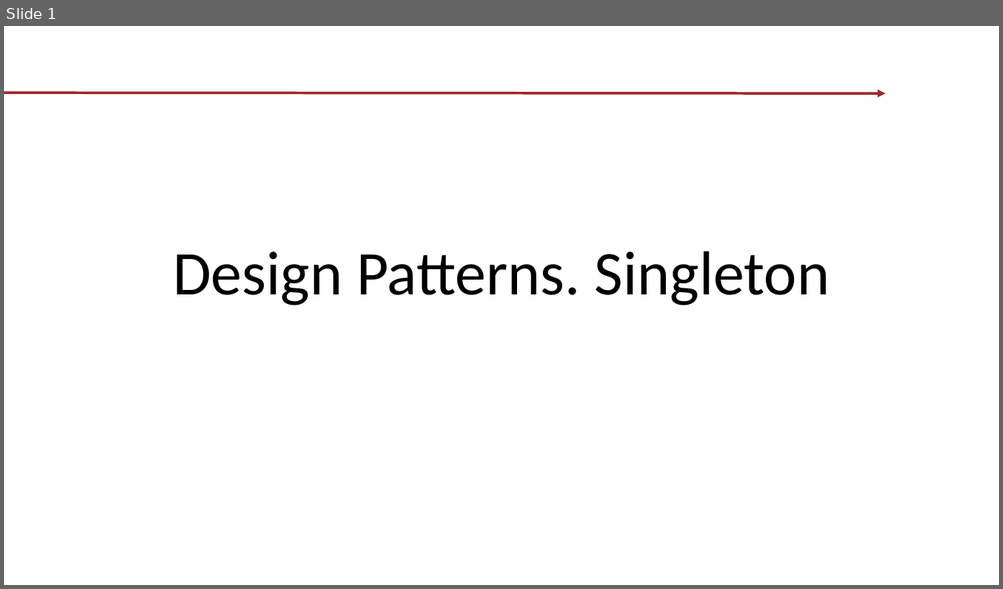
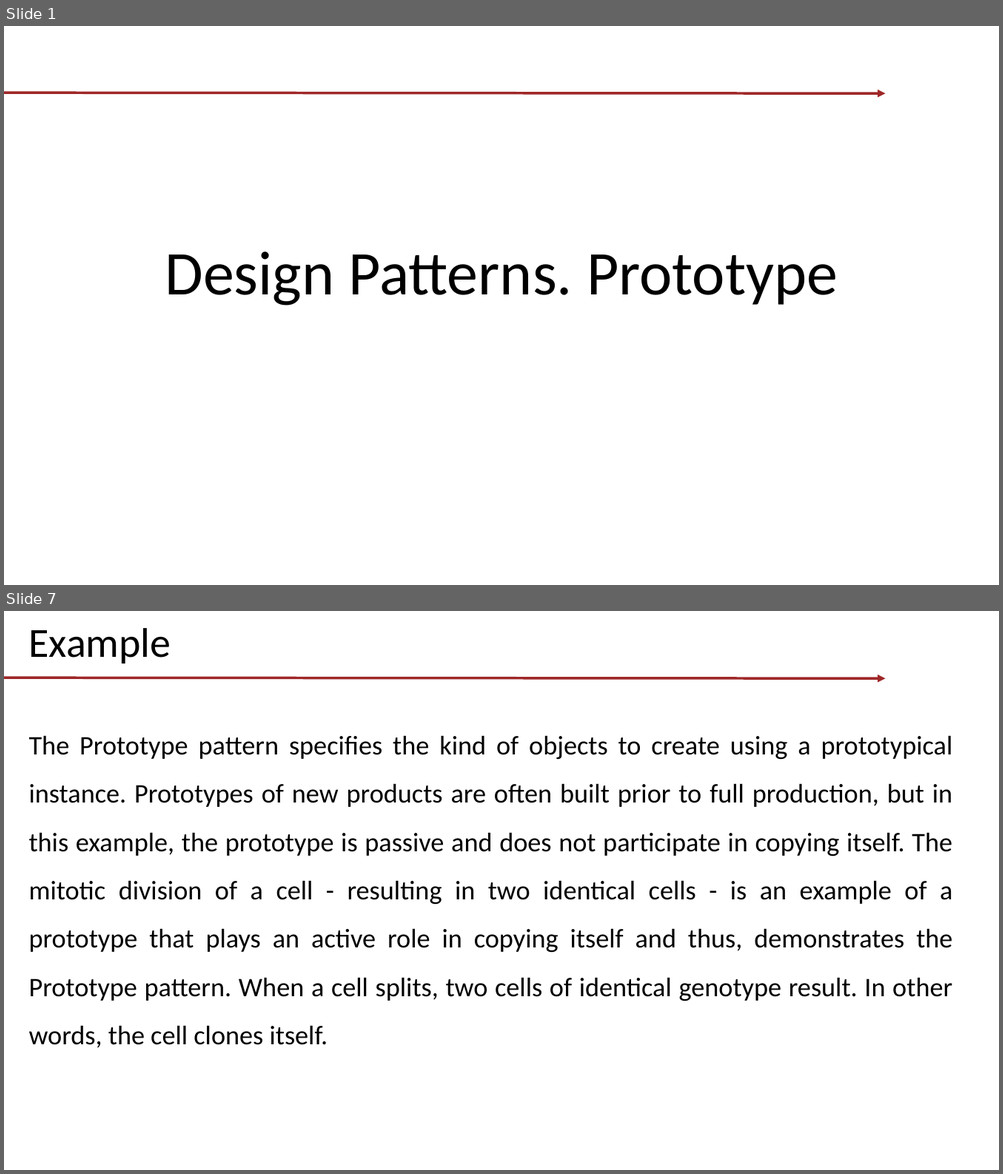
Before and after one commit to tishyk/codespacedirstructure, a slide deck: T1. Design Patterns/Prototype/Demo.pptx. Shown one above the other, each under a label of ours: slide 1 before the commit, slides 1 and 7 after it; the slides between them are not shown. The pictures are 1003x589 and 1003x1174 pixels, drawn with LibreOffice and Linux fonts; fonts in the diff are those of the drawing; background and template pictures are left out. Boxes give left, top, right and bottom in pixels: in the first picture for what was removed or moved away, otherwise in the second. Text is boxed around its words. In the diff, an @@ line names an element or a change of style, - is before the commit and + after.

Commit message:
T1. Patterns. part2

```diff
--- a/T1. Design Patterns/Prototype/Demo.pptx
+++ b/T1. Design Patterns/Prototype/Demo.pptx
@@ slide 7 added at <box>4,611,999,1170</box>, background picture (left out); not listed: 1 template element that a slide beside it also shows @@
@@ title added at <box>29,628,171,664</box>, 40 pt, text #000000 @@
+Example
@@ text added at <box>29,735,953,1048</box>, 25.9 pt, text #000000 @@
+The Prototype pattern specifies the kind of objects to create using a prototypical instance. Prototypes of new products are often built prior to full production, but in this example, the prototype is passive and does not participate in copying itself. The mitotic division of a cell - resulting in two identical cells - is an example of a prototype that plays an active role in copying itself and thus, demonstrates the Prototype pattern. When a cell splits, two cells of identical genotype result. In other words, the cell clones itself.
@@ slide 1 changed as well @@
@@ title at <box>165,252,837,306</box>: text changed @@
-Design Patterns. Singleton
+Design Patterns. Prototype
```
Also in this commit, not shown: 1 other slide changed, 8 other slides added, 19 other files.
